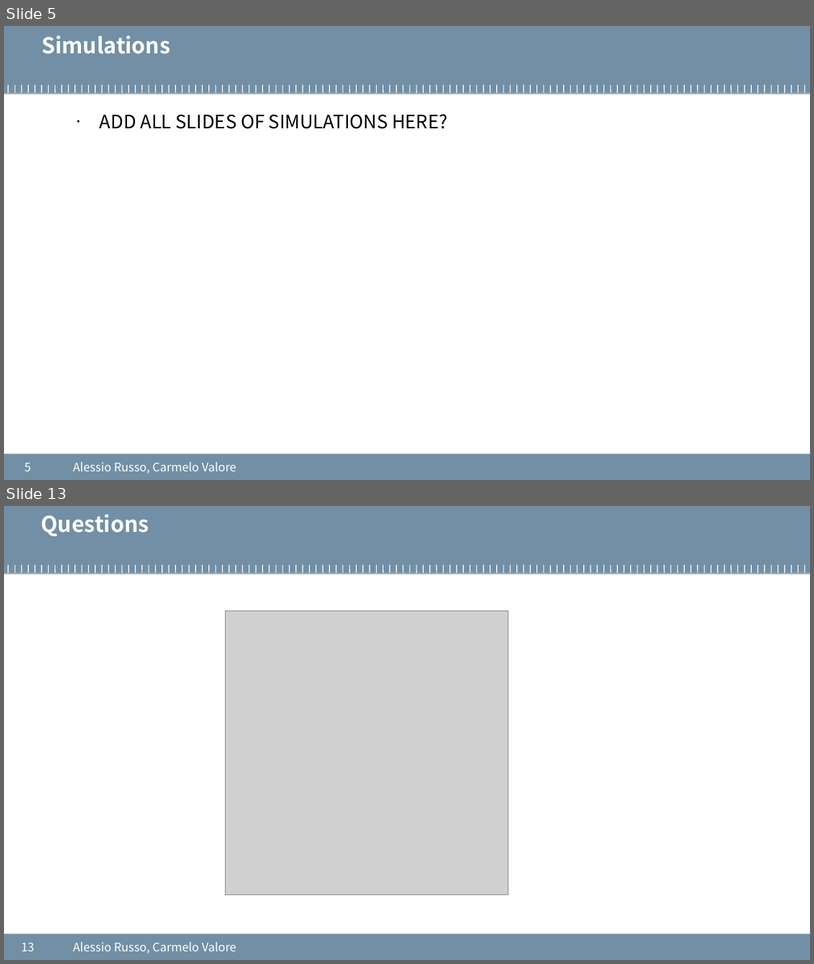
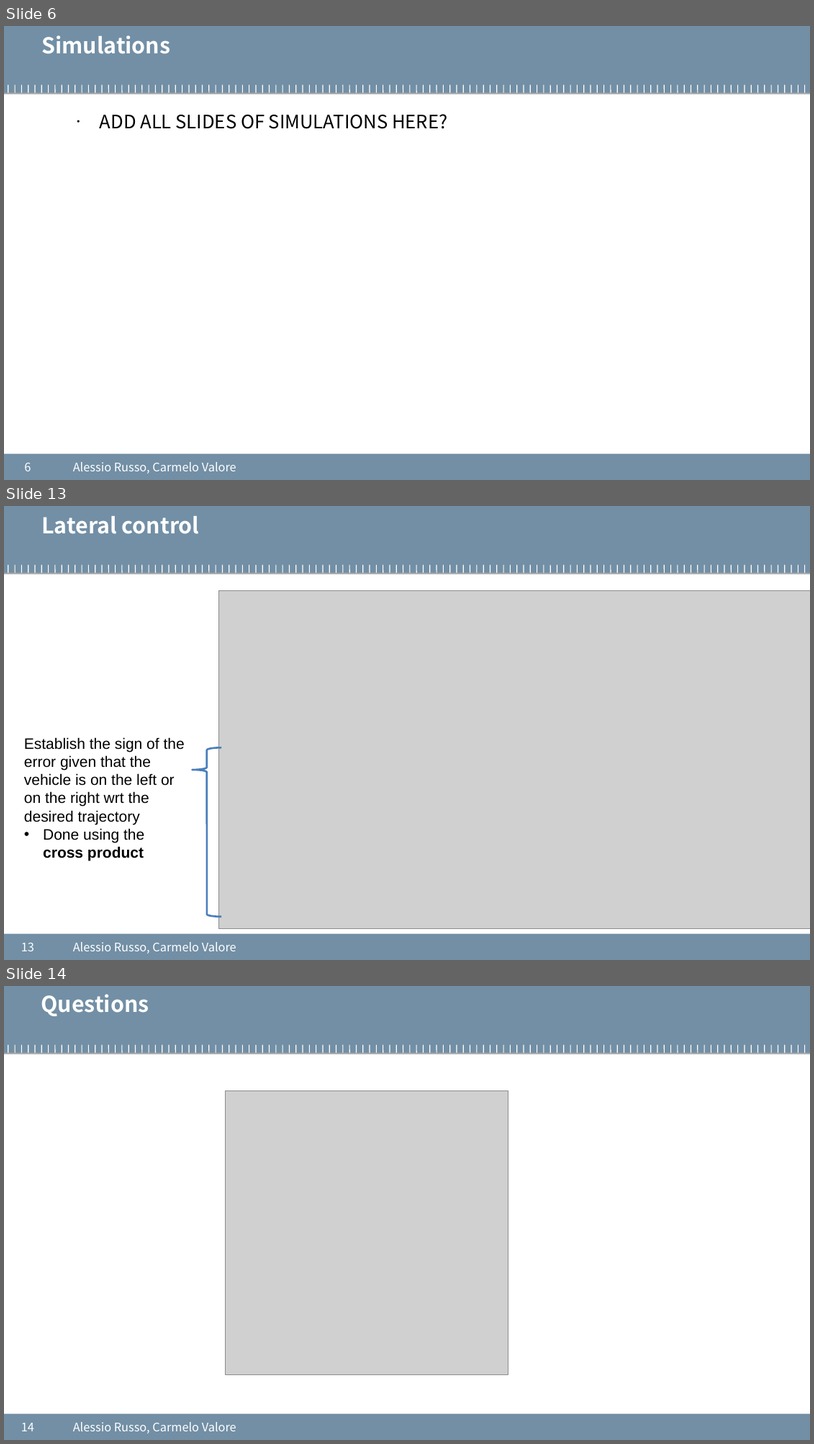
Before and after one commit to cvalore/mida2-project, a slide deck: presentations/20200824_meeting5.pptx. Shown one above the other, each under a label of ours: slides 5 and 13 before the commit, slides 6, 13 and 14 after it; the slides between them are not shown. The pictures are 814x964 and 814x1444 pixels, drawn with LibreOffice and Linux fonts; fonts in the diff are those of the drawing; grey boxes stand for pictures; background and template pictures are left out. Boxes give left, top, right and bottom in pixels: in the first picture for what was removed or moved away, otherwise in the second. Text is boxed around its words. In the diff, an @@ line names an element or a change of style, - is before the commit and + after.

```diff
--- a/presentations/20200824_meeting5.pptx
+++ b/presentations/20200824_meeting5.pptx
@@ slide 13 added at <box>4,506,810,960</box>, background #FFFFFF; not listed: 122 template elements that a slide beside it also shows @@
@@ text added at <box>41,516,200,534</box>, 26 pt, text #FFFFFF, bold @@
+Lateral control
@@ picture added at <box>219,591,810,928</box> @@
@@ text added at <box>24,737,185,861</box>, 18 pt, text #000000 @@
+Establish the sign of the error given that the vehicle is on the left or on the right wrt the desired trajectory
+• Done using the cross product
@@ left brace added at <box>192,747,221,916</box>, outline #4B7EBC 2.25 pt @@
@@ page number added at <box>21,942,34,951</box>, 14 pt, text #FFFFFF @@
+13
@@ text added at <box>73,942,237,953</box>, 14 pt, text #FFFFFF @@
+Alessio Russo, Carmelo Valore
@@ what was slide 5 is now slide 6 @@
@@ page number at <box>24,462,31,471</box>: text changed @@
-5
+6
@@ what was slide 13 is now slide 14 @@
@@ page number at <box>21,1422,34,1431</box>: text changed @@
-13
+14
```
Also in this commit, not shown: 5 slides changed, 6 other slides added, 6 slides removed.
